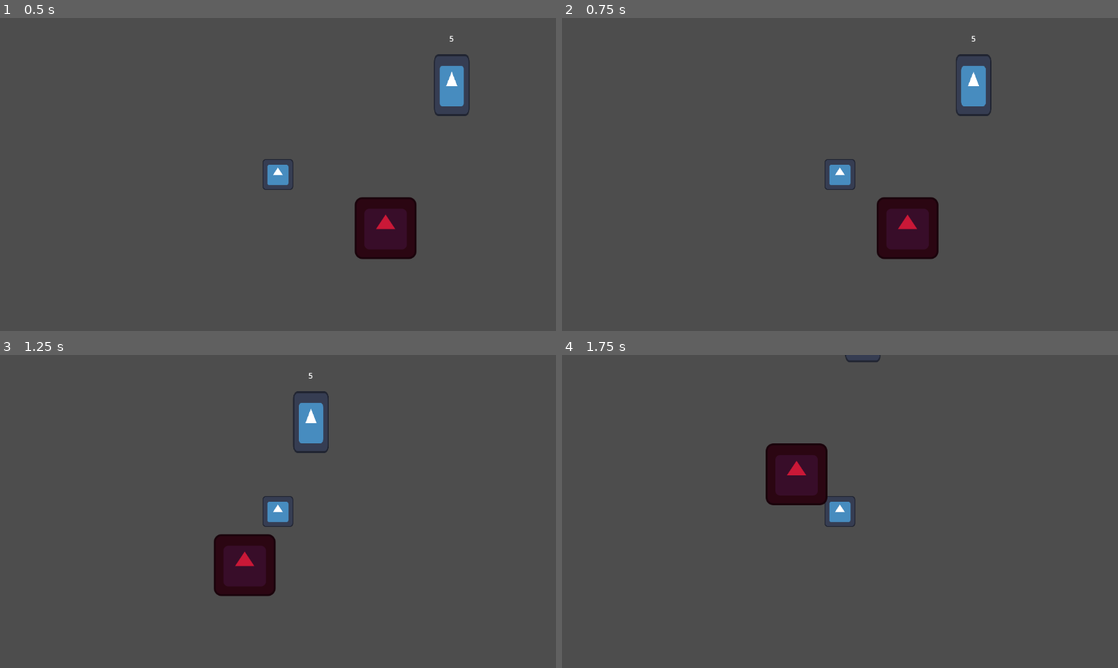
Above: before the commit, frames 1-4 (two rows, left to right).
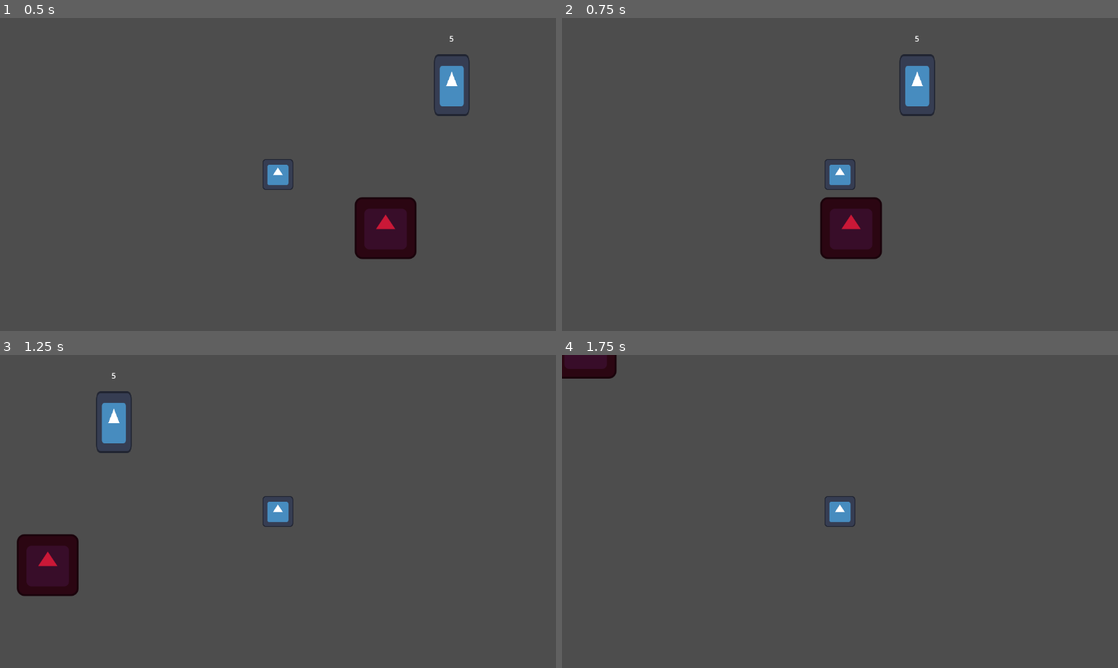
Above: after the commit, the same moments.

Repository: Luksx/GameOff-2024
Game: Godot game, scene res://Scenes/locations/worldtest.tscn
The game is run twice, just before and just after one commit, with the same random seed, the same clock (stepped at 60 frames per second) and the same inputs. The engine's default icon, where the game draws it, is replaced by a stand-in: a white triangle on a blue panel in a dark square.
Inputs:
- Up to frame 1 (0.5 s): no input
- Up to frame 2 (0.75 s): tap Enter at 0.5 s; hold Right (ui_right) from 0.53 s (still down); tap C (dash) at 0.6 s
- Up to frame 3 (1.25 s): keep holding Right (ui_right)
- Up to frame 4 (1.75 s): release Right (ui_right) at 1.28 s; hold Down (ui_down) from 1.28 s (still down); tap F (attack) at 1.35 s; tap C (dash) at 1.55 s

Frame 1 is identical in both runs. In frame 2, 5.5% of the frame differs, in the area x 46-78%, y 5-78%; in frame 3, 5.8%, in the area x 3-60%, y 5-78%; in frame 4, 3.0%.

Commit message:
dash stuff

Diff:
--- a/godot/bosses/boss.tscn
+++ b/godot/bosses/boss.tscn
@@ -16,5 +16,4 @@
 shape = SubResource("RectangleShape2D_qnfcw")
 
 [node name="HealthComponent" type="Node" parent="."]
-unique_name_in_owner = true
 script = ExtResource("2_woch3")
--- a/godot/bosses/chained/chained_one.tscn
+++ b/godot/bosses/chained/chained_one.tscn
@@ -18,9 +18,6 @@
 [node name="CollisionShape2D" parent="." index="1"]
 position = Vector2(0, 1.90735e-06)
 
-[node name="HealthComponent" parent="." index="2"]
-unique_name_in_owner = false
-
 [node name="HurtboxComponent" type="Area2D" parent="." index="3"]
 collision_layer = 7
 collision_mask = 7
@@ -30,7 +27,7 @@
 shape = SubResource("RectangleShape2D_hj8f1")
 
 [node name="ChainedOneAi" parent="." index="4" node_paths=PackedStringArray("blackboard", "actor") instance=ExtResource("4_agknw")]
-blackboard = NodePath("@Node@25174")
+blackboard = NodePath("@Node@29006")
 actor = NodePath("..")
 
 [connection signal="hurt" from="HurtboxComponent" to="HealthComponent" method="_on_hurtbox_component_hurt"]
--- a/godot/player/player.gd
+++ b/godot/player/player.gd
@@ -1,7 +1,9 @@
 class_name Player
 extends CharacterBody2D
 
-@export var speed: int = 25000
+
+@export var speed: int = 1000
+@export var dash_speed: int = 5000
 
 
 @onready var sword_hitbox: HitboxComponent = $SwordHitbox
@@ -21,8 +23,10 @@
 func _process(delta):
 	var input : Vector2 = Input.get_vector("ui_left", "ui_right", "ui_up", "ui_down")
 	if input != Vector2(0,0):
-		velocity = input * speed * delta
-#		print(velocity)
+		var target_vel: Vector2 = input * speed
+
+		if velocity.length() <= target_vel.length():
+			velocity = input * speed
 	else:
 		velocity = Vector2(0, 0)
 	move_and_slide()
@@ -38,10 +42,7 @@
 	if on_cooldown:
 		return
 
-	var direction: Vector2 = velocity.normalized()
-
-	if direction == Vector2.ZERO:
-		direction = Vector2.RIGHT
+	var direction: Vector2 = get_direction()
 
 	sword_hitbox.rotation = direction.angle()
 	sword_animator.play("swing")
@@ -55,14 +56,24 @@
 
 func dash():
 	if can_dash:
-		dash_cooldown.start(0.2)
+		dash_cooldown.start()
 		hurtbox.monitoring = false
 		can_dash = false
-		speed = 100000
+
+		var direction: Vector2 = get_direction()
+		velocity = direction * dash_speed
 
 
-func _on_dashcooldown_timeout() -> void:
+func _on_dash_cooldown_timeout() -> void:
 	can_dash = true
 	hurtbox.monitoring = true
-	speed = 25000
 	velocity = Vector2(0,0)
+
+
+func get_direction() -> Vector2:
+	var direction: Vector2 = velocity.normalized()
+
+	if direction == Vector2.ZERO:
+		direction = Vector2.RIGHT
+
+	return direction
--- a/godot/player/player.tscn
+++ b/godot/player/player.tscn
@@ -122,4 +122,4 @@
 script = ExtResource("5_8bvbr")
 
 [connection signal="timeout" from="SwordCooldown" to="." method="_on_sword_cooldown_timeout"]
-[connection signal="timeout" from="DashCooldown" to="." method="_on_dashcooldown_timeout"]
+[connection signal="timeout" from="DashCooldown" to="." method="_on_dash_cooldown_timeout"]
